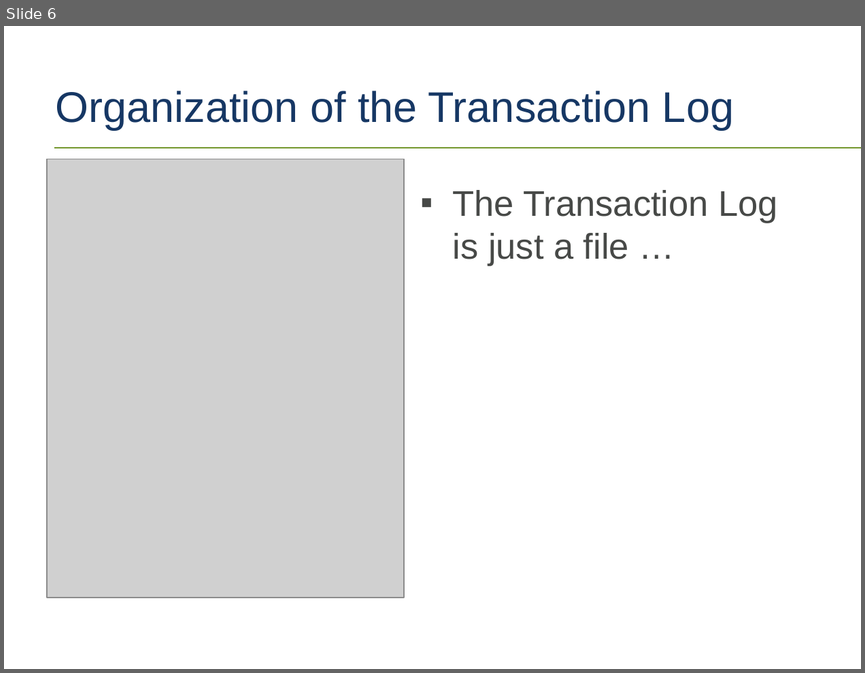
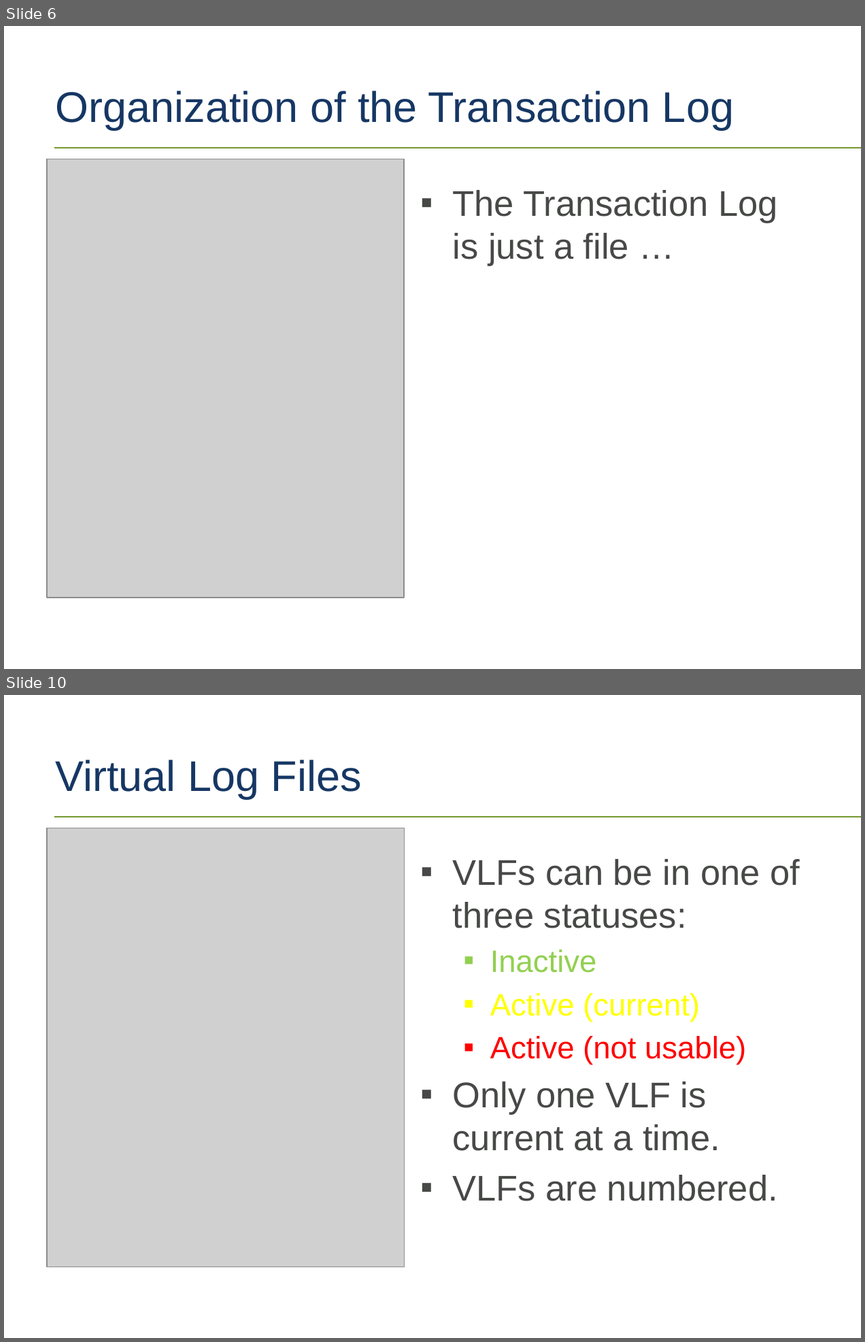
Before and after one commit to tf3604/LogFilePresentation, a slide deck: TransactionLog.pptx. Shown one above the other, each under a label of ours: slide 6 before the commit, slides 6 and 10 after it; the slides between them are not shown. The pictures are 865x673 and 865x1342 pixels, drawn with LibreOffice and Linux fonts; fonts in the diff are those of the drawing; grey boxes stand for pictures; background and template pictures are left out. Boxes give left, top, right and bottom in pixels: in the first picture for what was removed or moved away, otherwise in the second. Text is boxed around its words. In the diff, an @@ line names an element or a change of style, - is before the commit and + after.

Commit message:
More on log file organization and VLFs.

```diff
--- a/TransactionLog.pptx
+++ b/TransactionLog.pptx
@@ slide 10 added at [4, 695, 861, 1338], background #FFFFFF; not listed: 1 template element that a slide beside it also shows @@
@@ title added at [56, 760, 362, 799], 36 pt, text #163764 @@
+Virtual Log Files
@@ picture added at [47, 828, 404, 1266] @@
@@ text added at [453, 859, 800, 1201], 30 pt, text #474947 @@
+▪ VLFs can be in one of three statuses:
+  ▪ Inactive
+  ▪ Active (current)
+  ▪ Active (not usable)
+▪ Only one VLF is current at a time.
+▪ VLFs are numbered.
```
Also in this commit, not shown: 6 other slides added, 1 other file.
